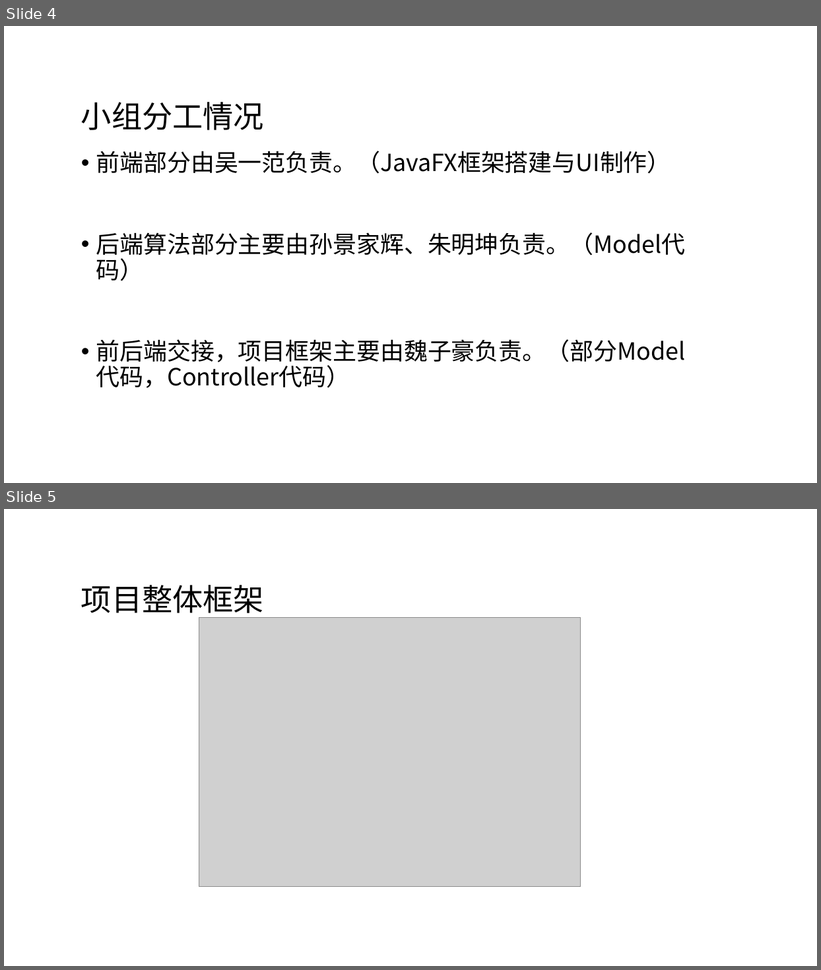
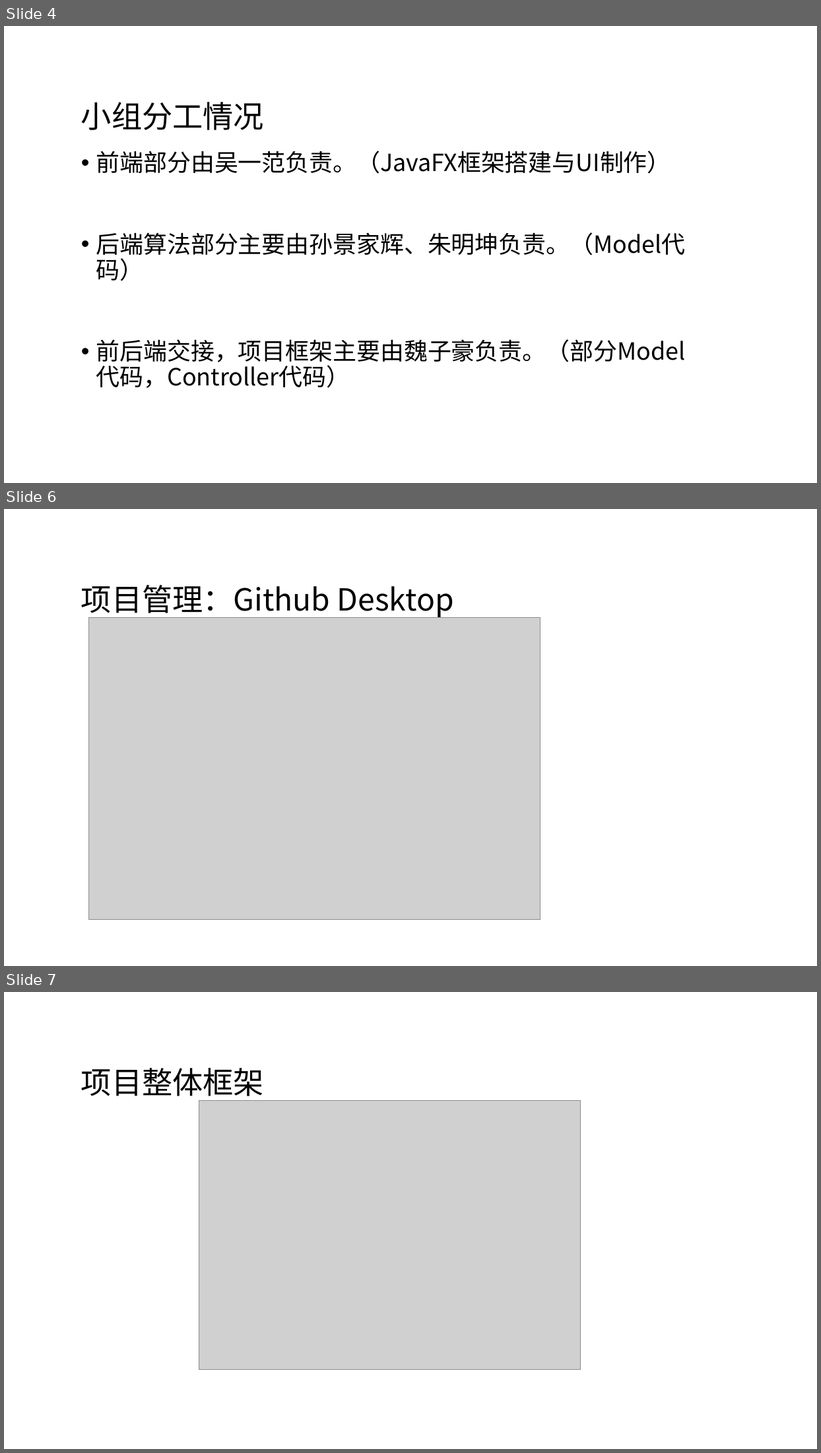
Before and after one commit to xsrkt26/OOP.TeamWork, a slide deck: 科学计算器.pptx. Shown one above the other, each under a label of ours: slides 4 and 5 before the commit, slides 4, 6 and 7 after it; the slides between them are not shown. The pictures are 821x970 and 821x1453 pixels, drawn with LibreOffice and Linux fonts; fonts in the diff are those of the drawing; grey boxes stand for pictures; background and template pictures are left out. Boxes give left, top, right and bottom in pixels: in the first picture for what was removed or moved away, otherwise in the second. Text is boxed around its words. In the diff, an @@ line names an element or a change of style, - is before the commit and + after.

```diff
--- a/科学计算器.pptx
+++ b/科学计算器.pptx
@@ slide 6 added at (4,509,817,966), background picture (left out) @@
@@ title added at (81,585,454,619), 36 pt, text #000000 @@
+项目管理：Github Desktop
@@ picture added at (88,618,540,920) @@
@@ what was slide 5 is now slide 7 @@
```
Also in this commit, not shown: 1 other slide added, 22 other files.
